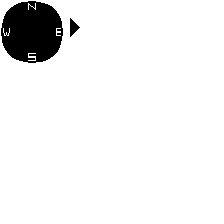
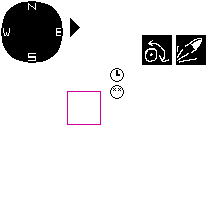
The second 224 x 224 image is a revision of the first. Changes to its layers:
moved "Paint Layer 1" above "Paint Layer 5", painted on it over [67, 35, 206, 125]
painted on "Paint Layer 5" over [67, 35, 206, 125]
renamed "Paint Layer 1" to "Paint Layer 3", hid it, painted on it over [67, 35, 206, 125]
